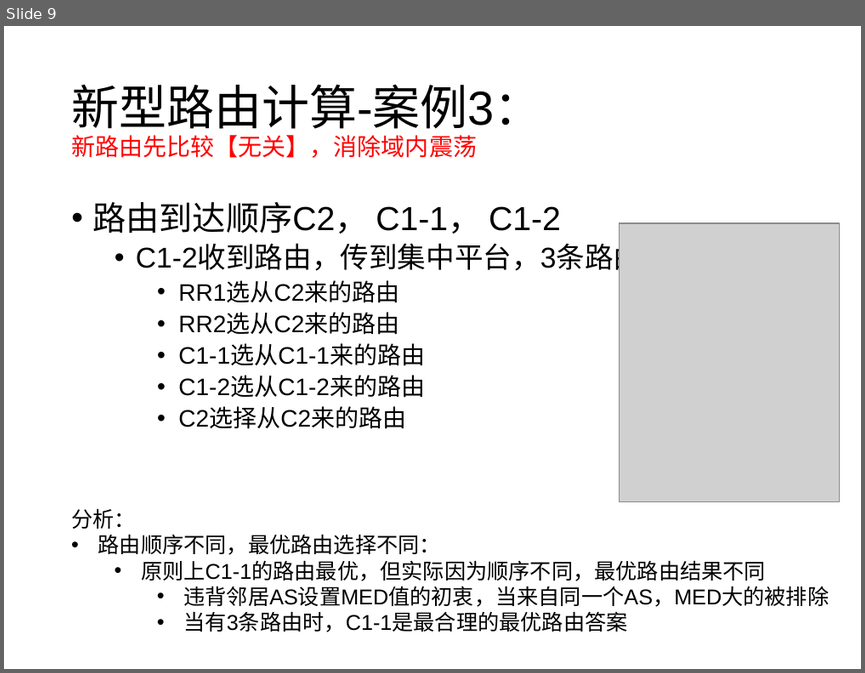
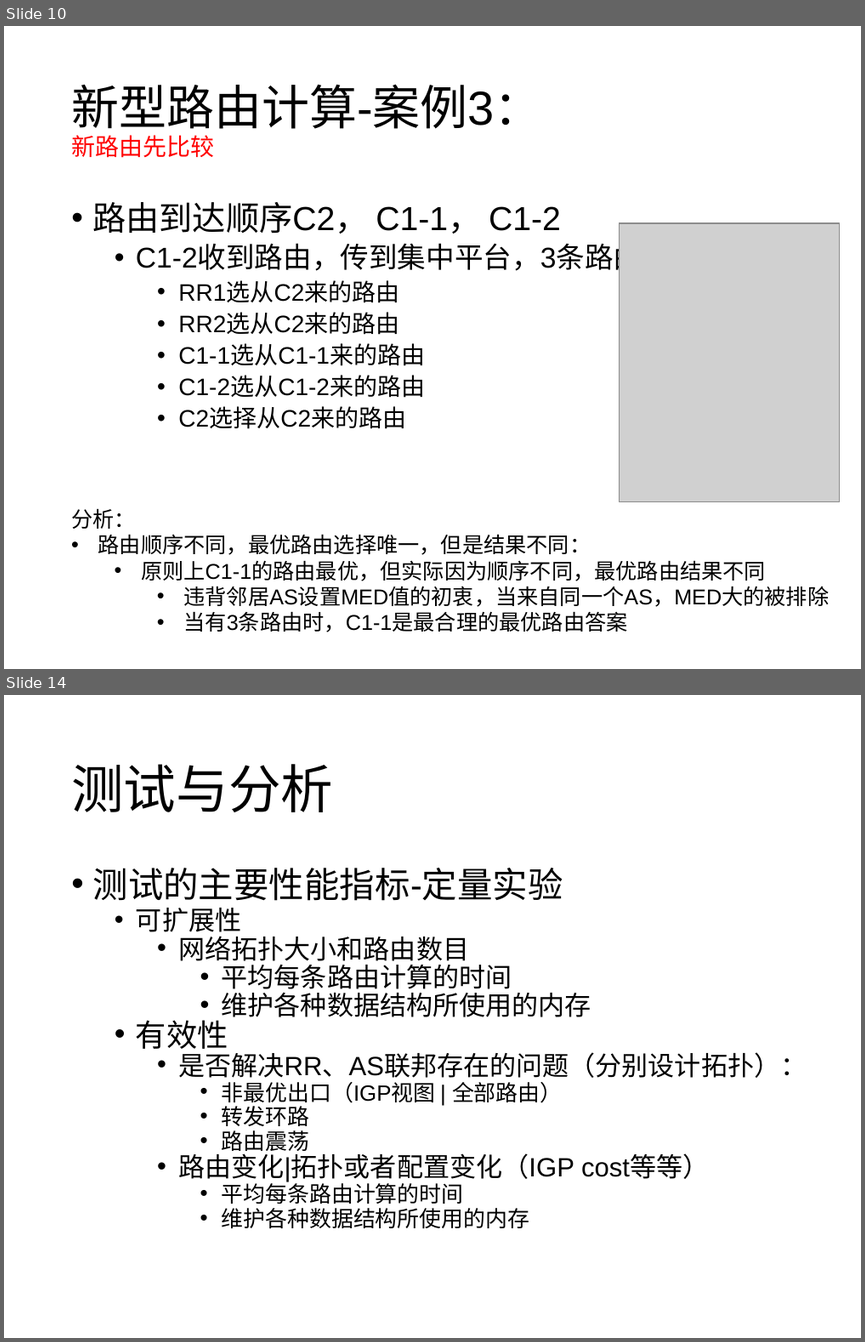
Before and after one commit to wangqing93/ibgp_exp, a slide deck: doc/毕设阶段讨论4.pptx. Shown one above the other, each under a label of ours: slide 9 before the commit, slides 10 and 14 after it; the slides between them are not shown. The pictures are 865x673 and 865x1342 pixels, drawn with LibreOffice and Linux fonts; fonts in the diff are those of the drawing; grey boxes stand for pictures. Boxes give left, top, right and bottom in pixels: in the first picture for what was removed or moved away, otherwise in the second. Text is boxed around its words. In the diff, an @@ line names an element or a change of style, - is before the commit and + after.

```diff
--- a/doc/毕设阶段讨论4.pptx
+++ b/doc/毕设阶段讨论4.pptx
@@ slide 14 added at (4, 695, 861, 1338), background #FFFFFF @@
@@ title added at (71, 764, 333, 812), 44 pt, text #000000 @@
+测试与分析
@@ text added at (93, 868, 806, 1229), 22.2 pt, text #000000 @@
+• 测试的主要性能指标-定量实验
+  • 可扩展性
+    • 网络拓扑大小和路由数目
+      • 平均每条路由计算的时间
+      • 维护各种数据结构所使用的内存
+  • 有效性
+    • 是否解决RR、AS联邦存在的问题（分别设计拓扑）：
+      • 非最优出口（IGP视图 | 全部路由）
+      • 转发环路
+      • 路由震荡
+    • 路由变化|拓扑或者配置变化（IGP cost等等）
+      • 平均每条路由计算的时间
+      • 维护各种数据结构所使用的内存
@@ what was slide 9 is now slide 10 @@
@@ slide 10 changed as well @@
@@ title at (71, 84, 541, 158): text changed; size 20 to 40 pt; text colour #FF0000 to #000000 @@
-新型路由计算-案例3：
-新路由先比较【无关】，消除域内震荡
+新型路由计算-案例3：
+新路由先比较
@@ text at (98, 533, 591, 555): text changed @@
-• 路由顺序不同，最优路由选择不同：
+• 路由顺序不同，最优路由选择唯一，但是结果不同：
```
Also in this commit, not shown: 8 other slides changed, 4 other slides added, 2 slides removed.
